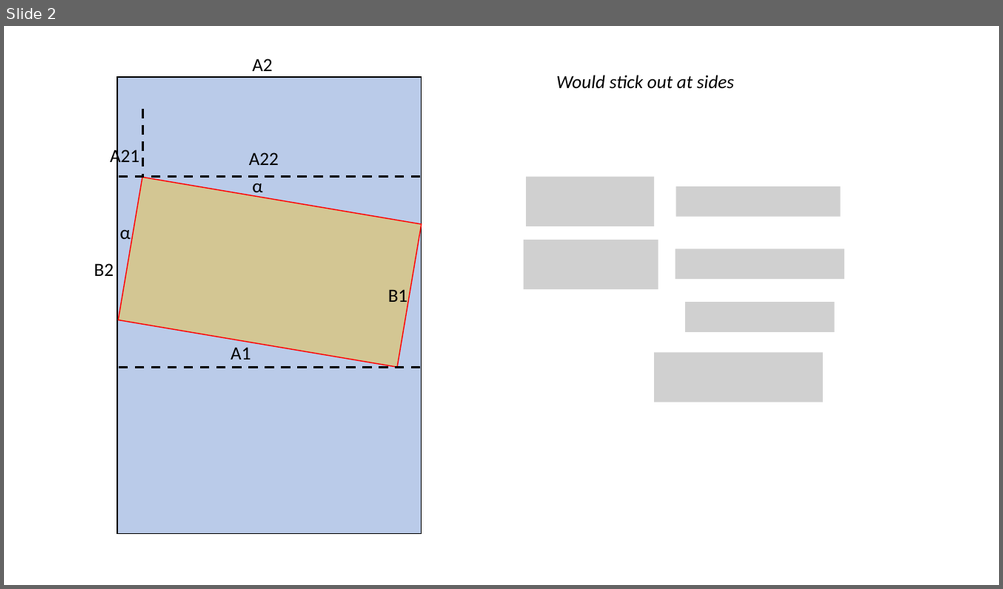
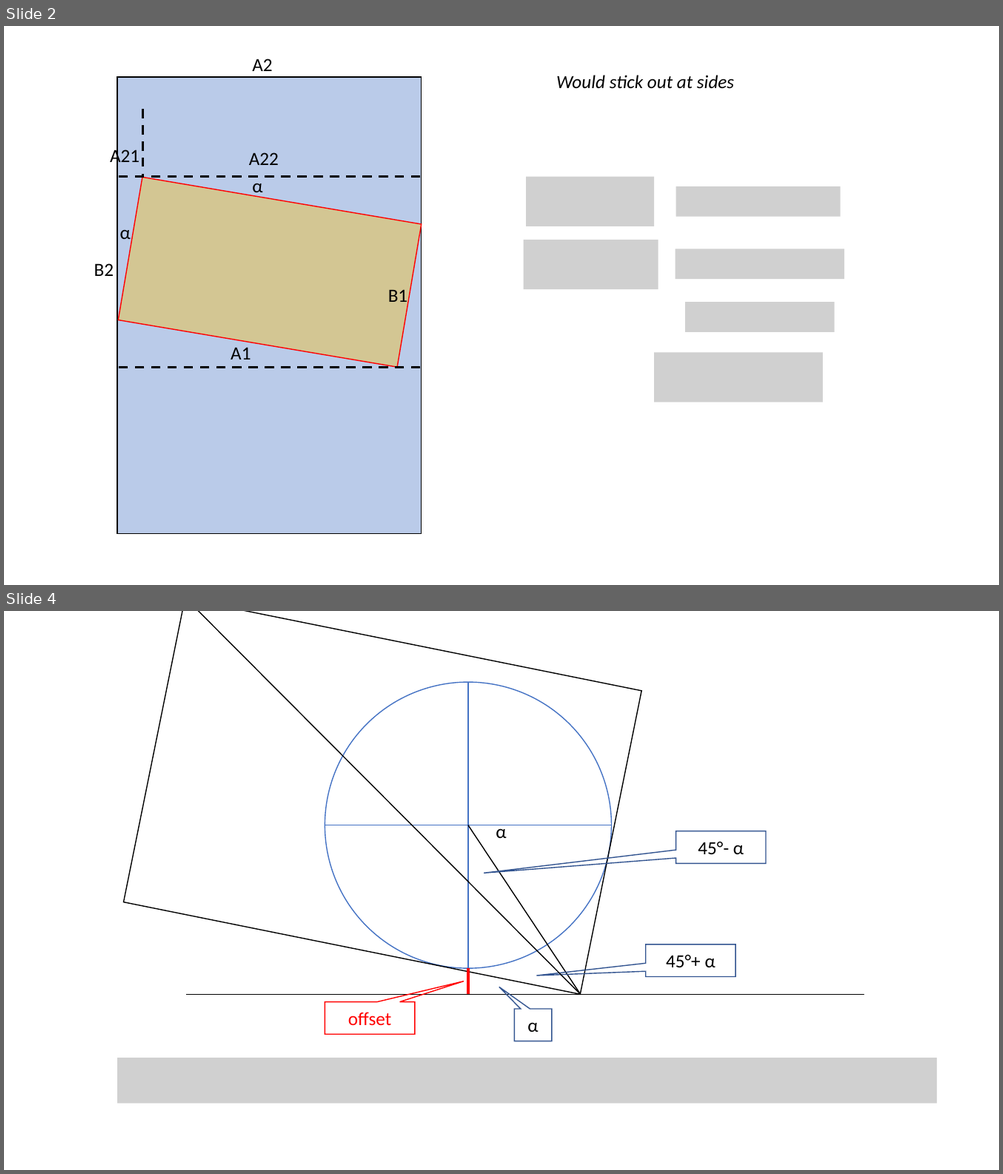
Before and after one commit to joachimneumann/Truth-O-Meter, a slide deck: rectangleRotation.pptx. Shown one above the other, each under a label of ours: slide 2 before the commit, slides 2 and 4 after it; the slides between them are not shown. The pictures are 1003x589 and 1003x1174 pixels, drawn with LibreOffice and Linux fonts; fonts in the diff are those of the drawing; grey boxes stand for pictures. Boxes give left, top, right and bottom in pixels: in the first picture for what was removed or moved away, otherwise in the second. Text is boxed around its words. In the diff, an @@ line names an element or a change of style, - is before the commit and + after.

```diff
--- a/rectangleRotation.pptx
+++ b/rectangleRotation.pptx
@@ slide 4 added at (x1=4, y1=611, x2=999, y2=1170), background #FFFFFF @@
@@ rectangle added at (x1=123, y1=611, x2=641, y2=994), outline #000000 1 pt @@
@@ line added from (186, 611) to (580, 994), #000000 1 pt @@
@@ ellipse added at (x1=325, y1=682, x2=612, y2=968), outline #4472C4 1 pt @@
@@ line added from (468, 682) to (468, 994), #4472C4 1 pt @@
@@ line added from (325, 825) to (612, 825), #4472C4 1 pt @@
@@ line added from (468, 825) to (580, 994), #000000 1 pt @@
@@ text added at (x1=495, y1=825, x2=506, y2=838), 18 pt, text #000000 @@
+α
@@ speech box added at (x1=675, y1=831, x2=765, y2=863), outline #325491 1 pt, 18 pt, text #000000 @@
+45°- α
@@ speech box added at (x1=646, y1=945, x2=735, y2=977), outline #325491 1 pt, 18 pt, text #000000 @@
+45°+ α
@@ line added from (468, 968) to (468, 994), #FF0000 3 pt @@
@@ line added from (186, 994) to (865, 994), #000000 1 pt @@
@@ speech box added at (x1=325, y1=1002, x2=415, y2=1034), outline #FF0000 1 pt, 18 pt, text #FF0000 @@
+offset
@@ speech box added at (x1=515, y1=1009, x2=552, y2=1042), outline #325491 1 pt, 18 pt, text #000000 @@
+α
@@ picture added at (x1=117, y1=1058, x2=936, y2=1103) @@
```
Also in this commit, not shown: 1 slide changed, 3 other files.
